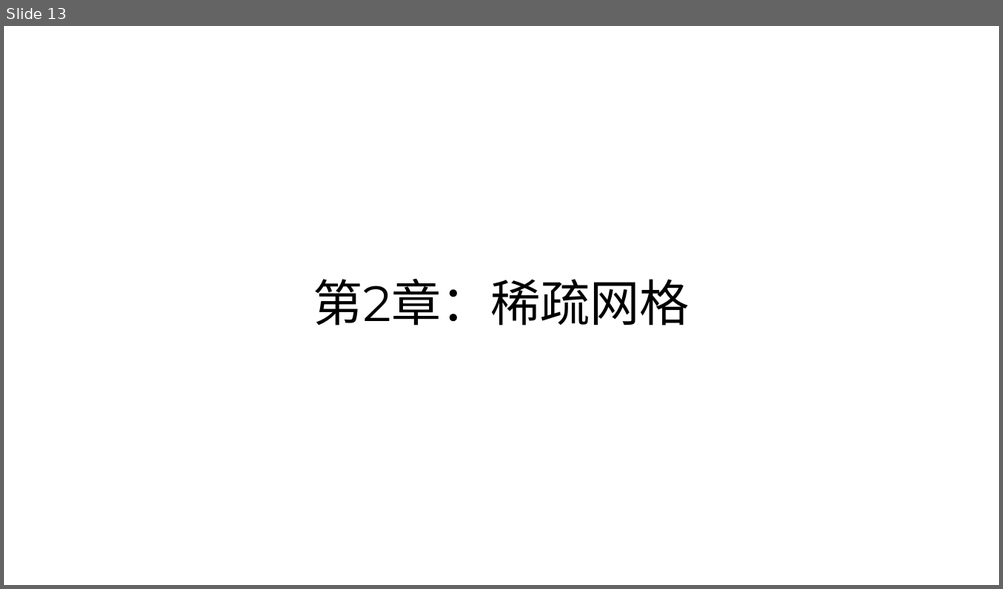
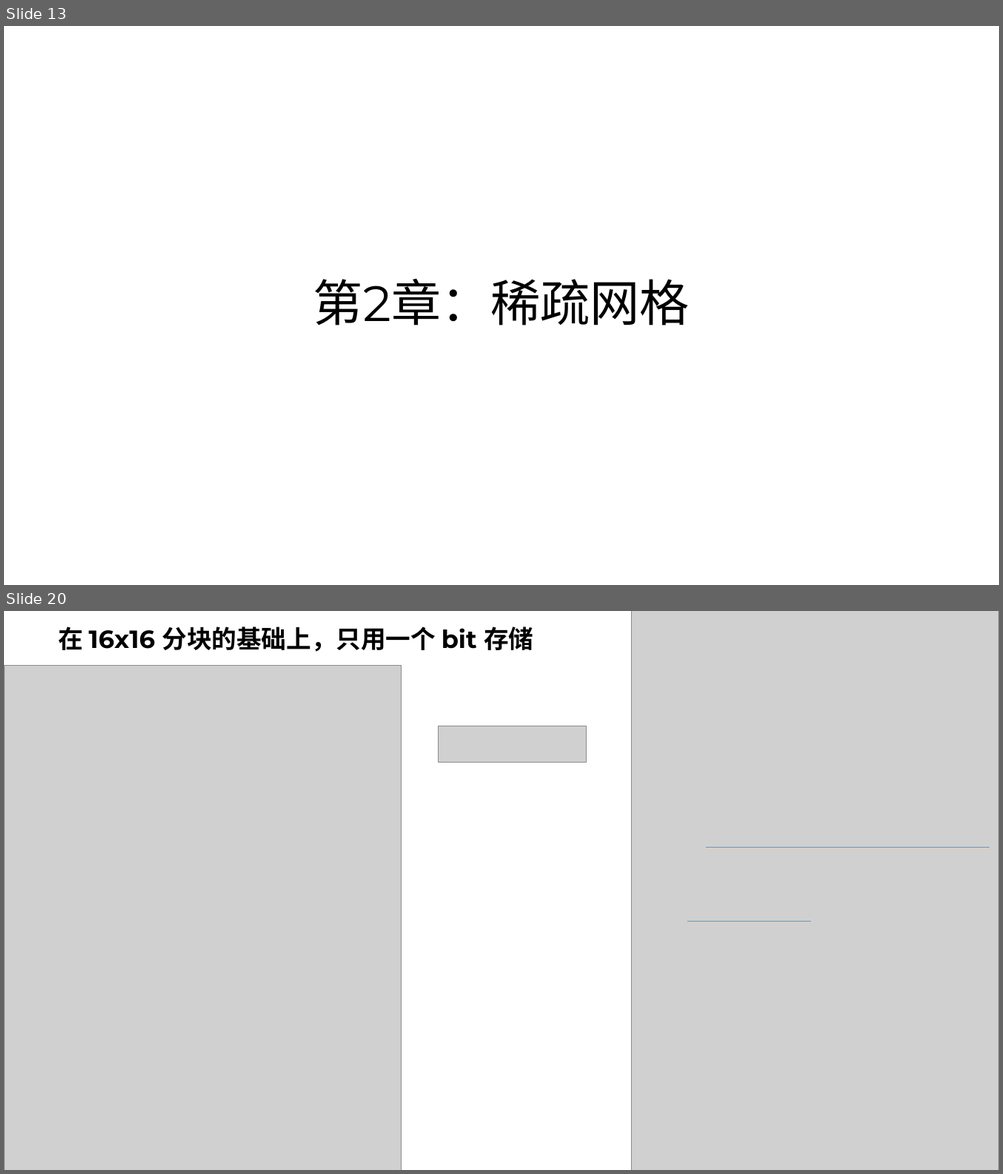
Before and after one commit to parallel101/course, a slide deck: 10/slides.pptx. Shown one above the other, each under a label of ours: slide 13 before the commit, slides 13 and 20 after it; the slides between them are not shown. The pictures are 1003x589 and 1003x1174 pixels, drawn with LibreOffice and Linux fonts; fonts in the diff are those of the drawing; grey boxes stand for pictures. Boxes give left, top, right and bottom in pixels: in the first picture for what was removed or moved away, otherwise in the second. Text is boxed around its words. In the diff, an @@ line names an element or a change of style, - is before the commit and + after.

```diff
--- a/10/slides.pptx
+++ b/10/slides.pptx
@@ slide 20 added at (x1=4, y1=611, x2=999, y2=1170), background #FFFFFF @@
@@ title added at (x1=58, y1=627, x2=533, y2=652), 24 pt, text #000000, bold @@
+在 16x16 分块的基础上，只用一个 bit 存储
@@ picture added at (x1=632, y1=611, x2=999, y2=1170) @@
@@ picture added at (x1=4, y1=666, x2=401, y2=1170) @@
@@ picture added at (x1=438, y1=726, x2=586, y2=763) @@
@@ line added from (706, 848) to (989, 848), #5B9BD5 0.5 pt @@
@@ line added from (687, 921) to (811, 921), #5B9BD5 0.5 pt @@
```
Also in this commit, not shown: 1 slide changed, 12 other slides added, 16 other files.
